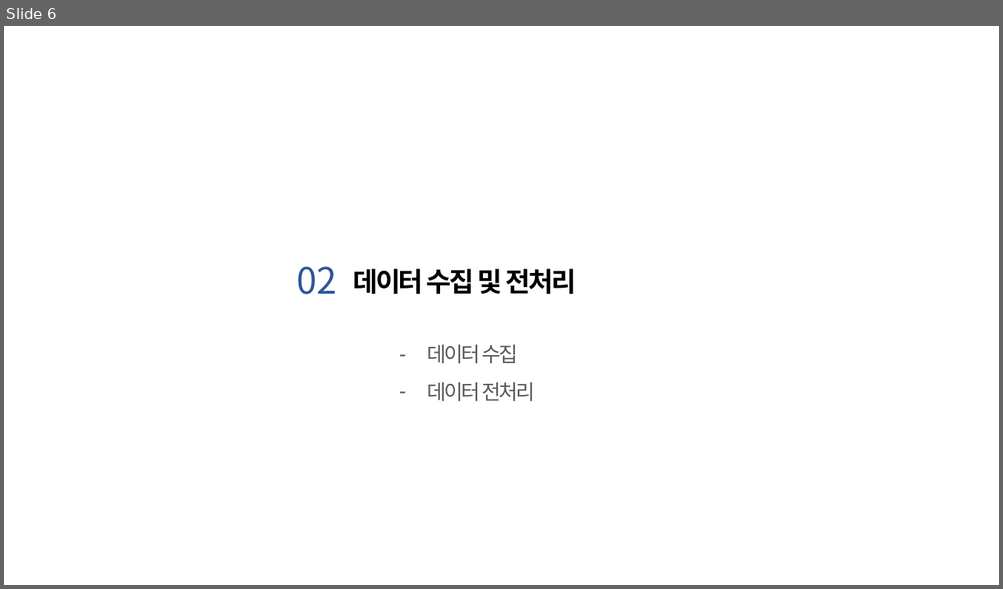
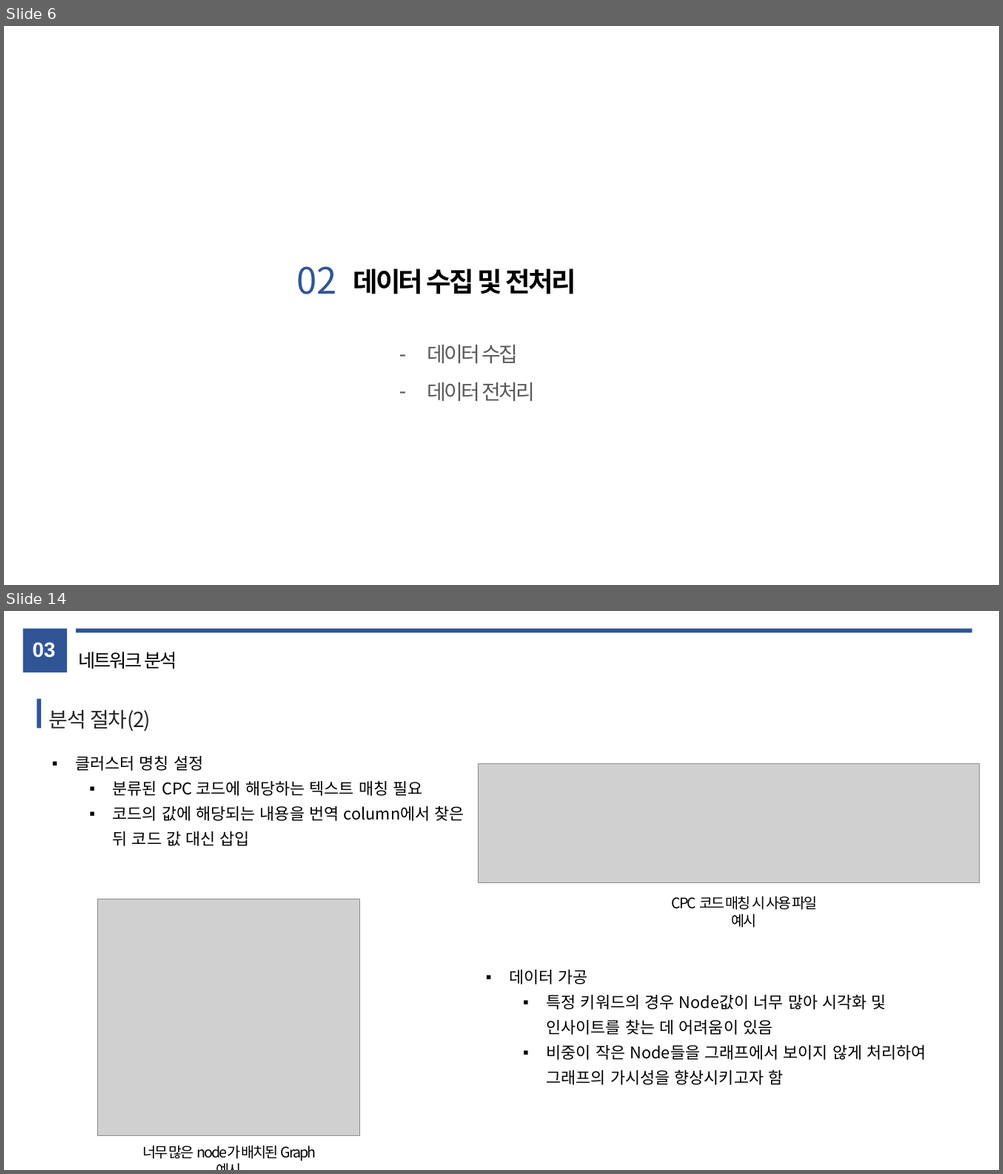
Before and after one commit to JYPark312/electronic_manufacture_2021, a slide deck: presentation.pptx. Shown one above the other, each under a label of ours: slide 6 before the commit, slides 6 and 14 after it; the slides between them are not shown. The pictures are 1003x589 and 1003x1174 pixels, drawn with LibreOffice and Linux fonts; fonts in the diff are those of the drawing; grey boxes stand for pictures. Boxes give left, top, right and bottom in pixels: in the first picture for what was removed or moved away, otherwise in the second. Text is boxed around its words. In the diff, an @@ line names an element or a change of style, - is before the commit and + after.

```diff
--- a/presentation.pptx
+++ b/presentation.pptx
@@ slide 14 added at (4, 611, 999, 1170), background #FFFFFF @@
@@ rectangle added at (22, 629, 67, 673), fill #2F5597 @@
@@ rectangle added at (76, 629, 972, 633), fill #2F5597 @@
@@ text added at (32, 642, 55, 658), 20 pt, text #FFFFFF, bold @@
+03
@@ text added at (78, 652, 176, 669), 18 pt, text #000000 @@
+네트워크 분석
@@ rectangle added at (37, 698, 41, 728), fill #2F5597 @@
@@ text added at (49, 710, 151, 732), 20 pt, text #262626 @@
+분석 절차(2)
@@ text added at (75, 756, 464, 846), 15.6 pt, text #000000 @@
+▪ 클러스터 명칭 설정
+  ▪ 분류된 CPC 코드에 해당하는 텍스트 매칭 필요
+  ▪ 코드의 값에 해당되는 내용을 번역 column에서 찾은 뒤 코드 값 대신 삽입
@@ picture added at (478, 764, 979, 883) @@
@@ picture added at (97, 899, 360, 1136) @@
@@ text added at (671, 896, 817, 928), 14 pt, text #000000 @@
+CPC 코드 매칭 시 사용 파일 예시
@@ text added at (509, 970, 926, 1085), 15.6 pt, text #000000 @@
+▪ 데이터 가공
+  ▪ 특정 키워드의 경우 Node값이 너무 많아 시각화 및 인사이트를 찾는 데 어려움이 있음
+  ▪ 비중이 작은 Node들을 그래프에서 보이지 않게 처리하여 그래프의 가시성을 향상시키고자 함
@@ text added at (143, 1145, 316, 1162), 14 pt, text #000000 @@
+너무 많은 node가 배치된 Graph 예시
```
Also in this commit, not shown: 6 slides changed, 7 other slides added, 2 slides removed.
